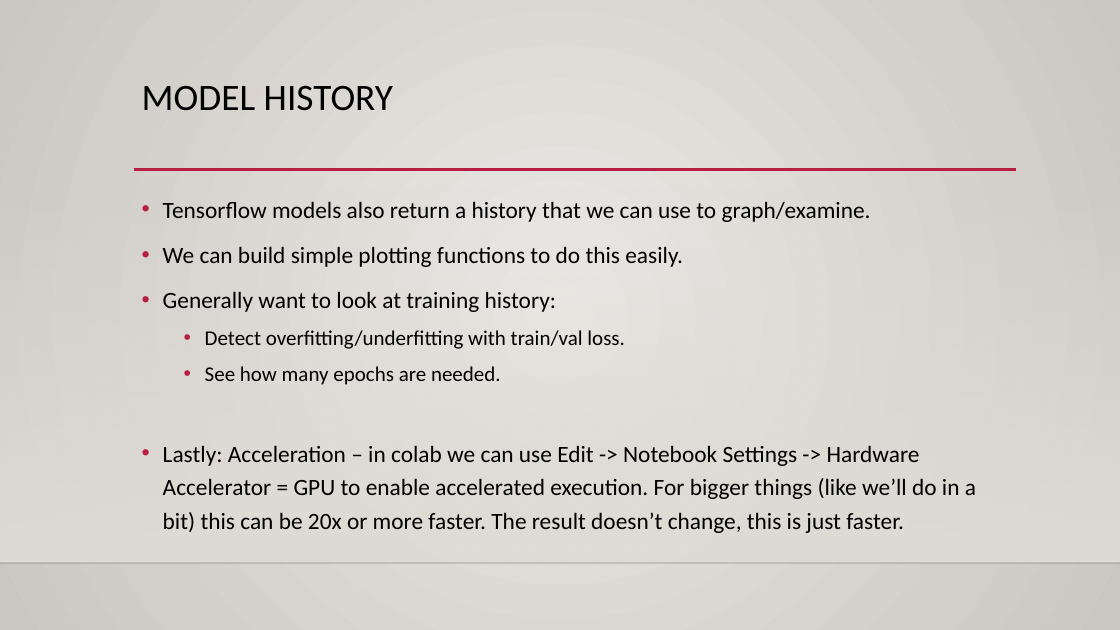
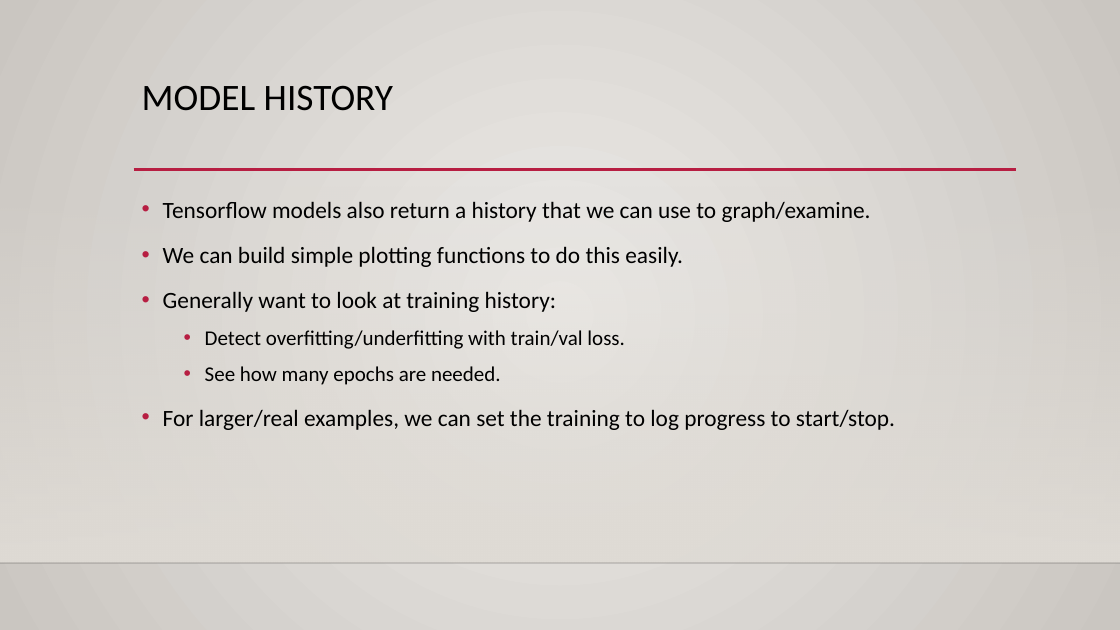
Before and after one commit to AkeemSemperDataScience/Intro_to_Machine_Learning_Students, a slide deck: slide 27 of reference_content/Slides/keras_intro.pptx (slide 19 before the commit). Drawn at 1120x630 pixels with LibreOffice and Linux fonts; fonts in the diff are those of the drawing; background and template pictures are left out. Boxes give left, top, right and bottom in pixels: in the first picture for what was removed or moved away, otherwise in the second. Text is boxed around its words. In the diff, an @@ line names an element or a change of style, - is before the commit and + after.

```diff
--- a/reference_content/Slides/keras_intro.pptx
+++ b/reference_content/Slides/keras_intro.pptx
@@ text at [163, 409, 895, 430]: text changed @@
-• Lastly: Acceleration – in colab we can use Edit -> Notebook Settings -> Hardware Accelerator = GPU to enable accelerated execution. For bigger things (like we’ll do in a bit) this can be 20x or more faster. The result doesn’t change, this is just faster.
+• For larger/real examples, we can set the training to log progress to start/stop.
```
Also in this commit, not shown: 10 other slides changed, 10 slides added, 3 other files.
